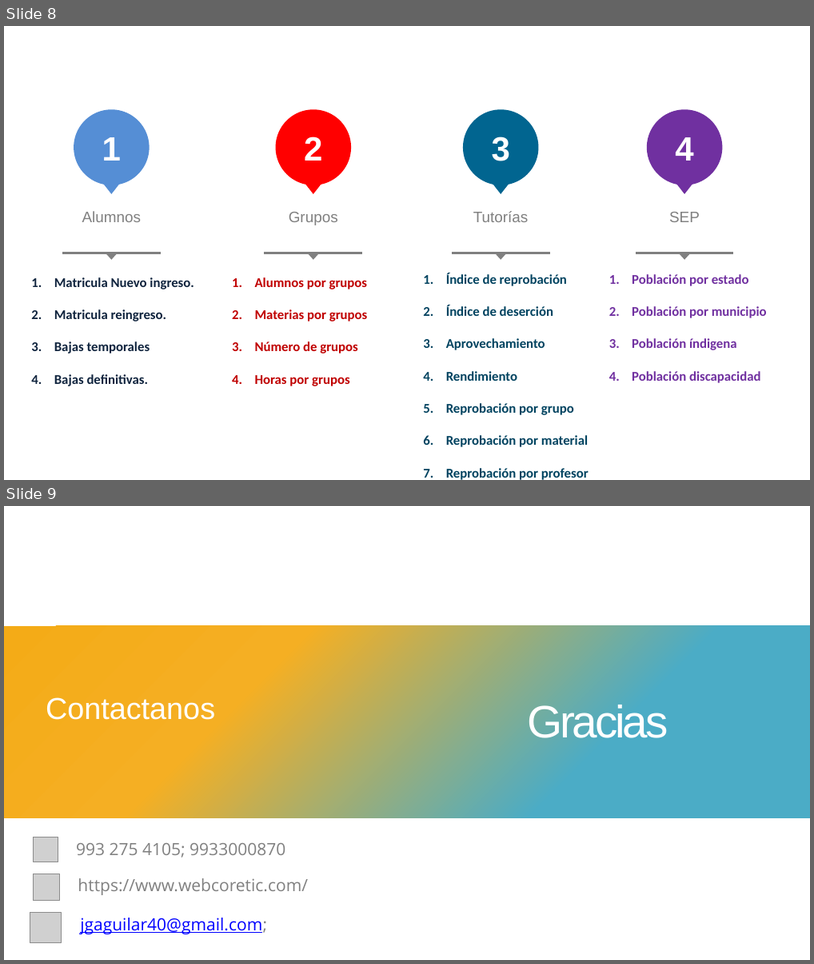
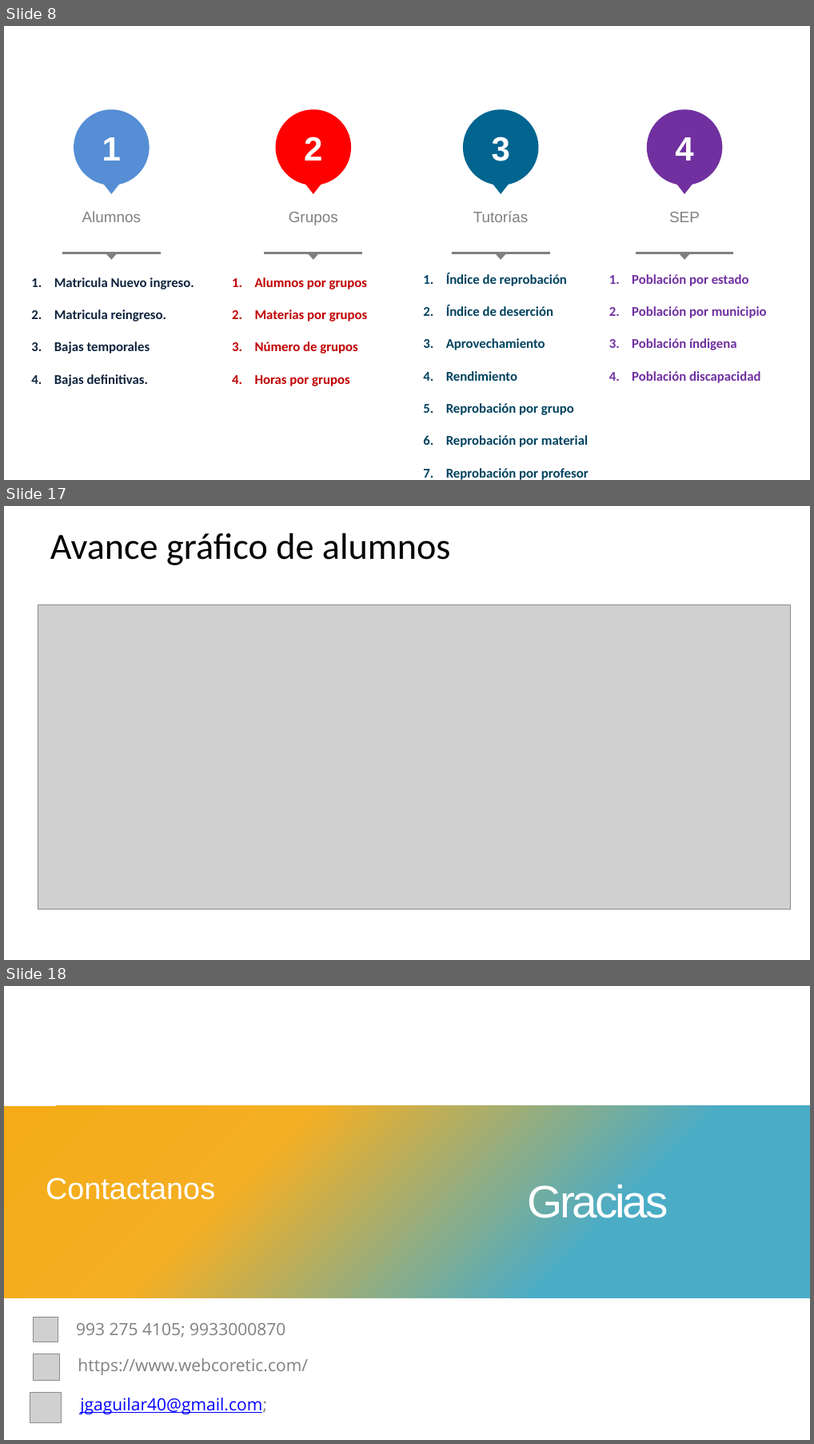
Before and after one commit to joselupe2002/siae, a slide deck: Manual/Presentación.pptx. Shown one above the other, each under a label of ours: slides 8 and 9 before the commit, slides 8, 17 and 18 after it; the slides between them are not shown. The pictures are 814x964 and 814x1444 pixels, drawn with LibreOffice and Linux fonts; fonts in the diff are those of the drawing; grey boxes stand for pictures. Boxes give left, top, right and bottom in pixels: in the first picture for what was removed or moved away, otherwise in the second. Text is boxed around its words. In the diff, an @@ line names an element or a change of style, - is before the commit and + after.

```diff
--- a/Manual/Presentación.pptx
+++ b/Manual/Presentación.pptx
@@ slide 17 added at [4,506,810,960], background #FFFFFF @@
@@ text added at [50,533,450,565], 44 pt, text #000000 @@
+Avance gráfico de alumnos
@@ picture added at [38,604,791,909] @@
@@ what was slide 9 is now slide 18 @@
```
Also in this commit, not shown: 8 other slides added, 5 other files.
